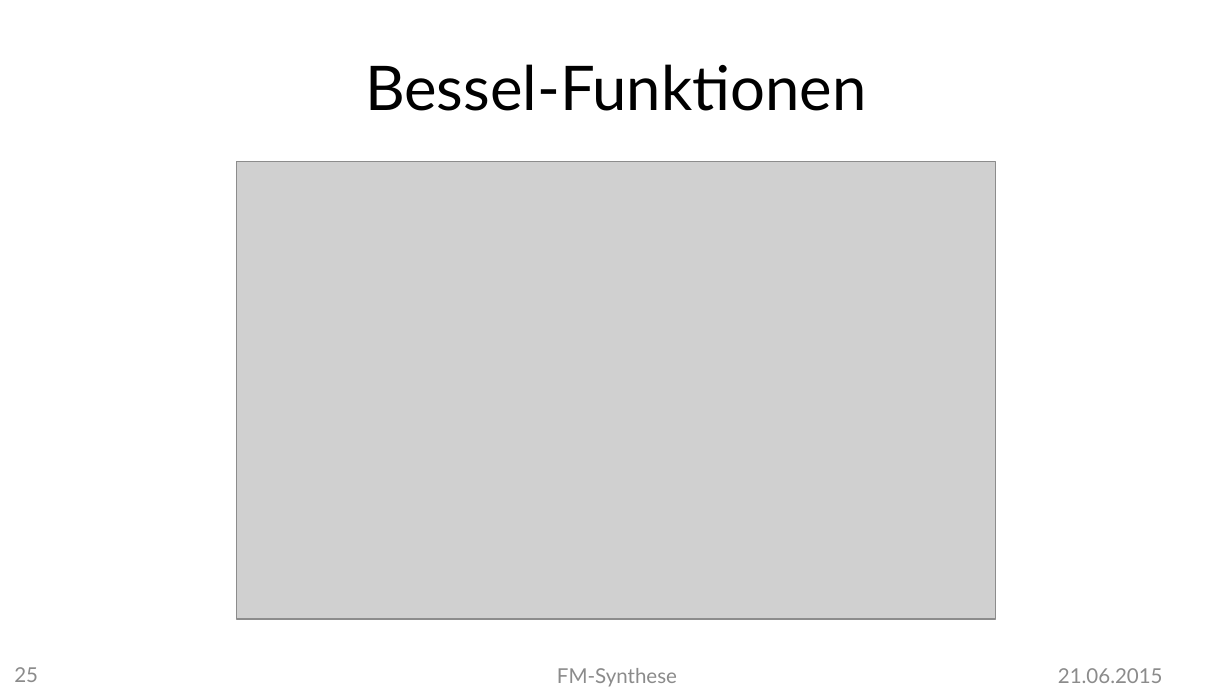
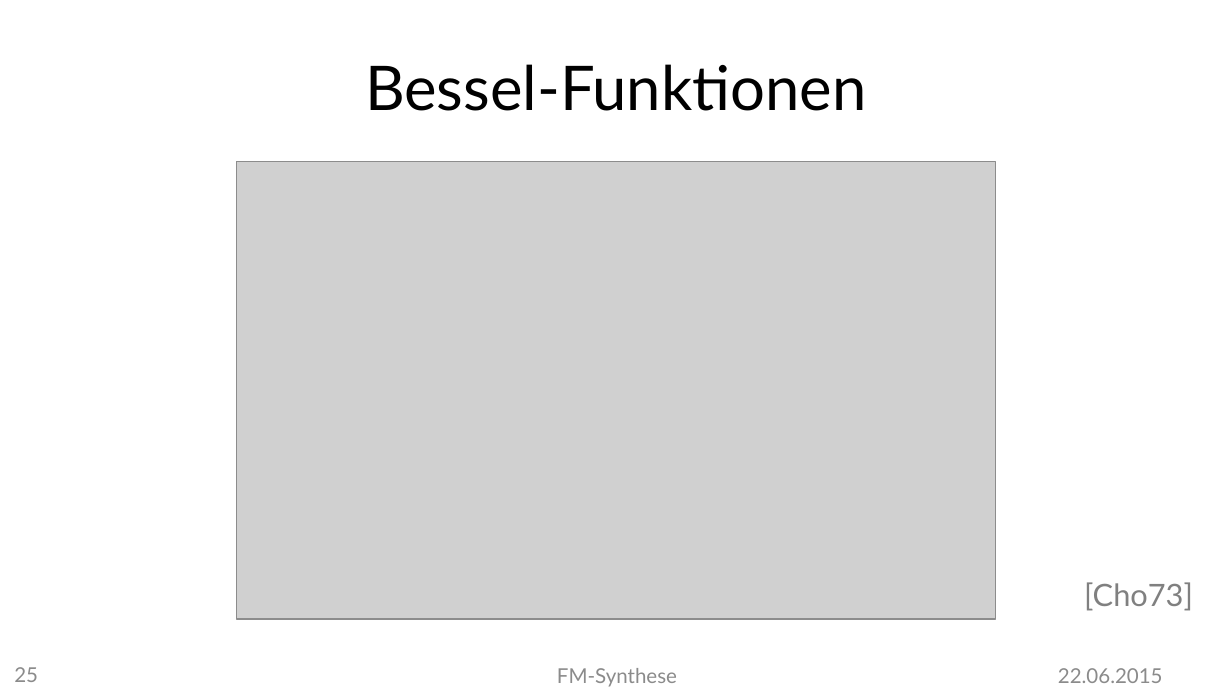
Before and after one commit to MBulli/VSeminar, a slide deck: slide 25 of Praesentation/FMSynthese-Markus.pptx. Drawn at 1232x693 pixels with LibreOffice and Linux fonts; fonts in the diff are those of the drawing; grey boxes stand for pictures; background and template pictures are left out. Boxes give left, top, right and bottom in pixels: in the first picture for what was removed or moved away, otherwise in the second. Text is boxed around its words. In the diff, an @@ line names an element or a change of style, - is before the commit and + after.

```diff
--- a/Praesentation/FMSynthese-Markus.pptx
+++ b/Praesentation/FMSynthese-Markus.pptx
@@ text added at box(1084, 582, 1193, 611), 18 pt, text #808080 @@
+[Cho73]
@@ text at box(1058, 668, 1163, 683): text changed @@
-21.06.2015
+22.06.2015
```
Also in this commit, not shown: 38 other slides changed, 2 other files.
